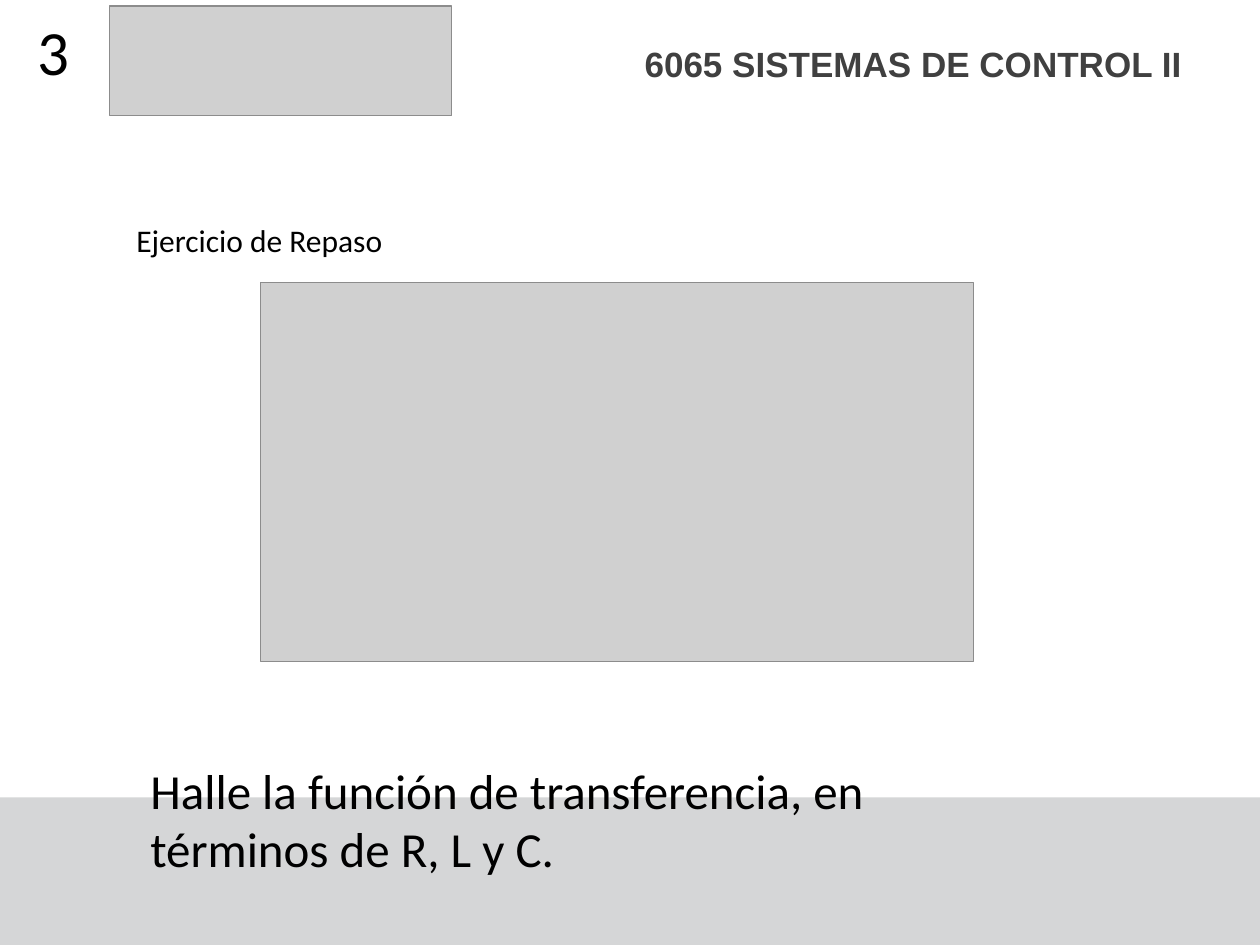
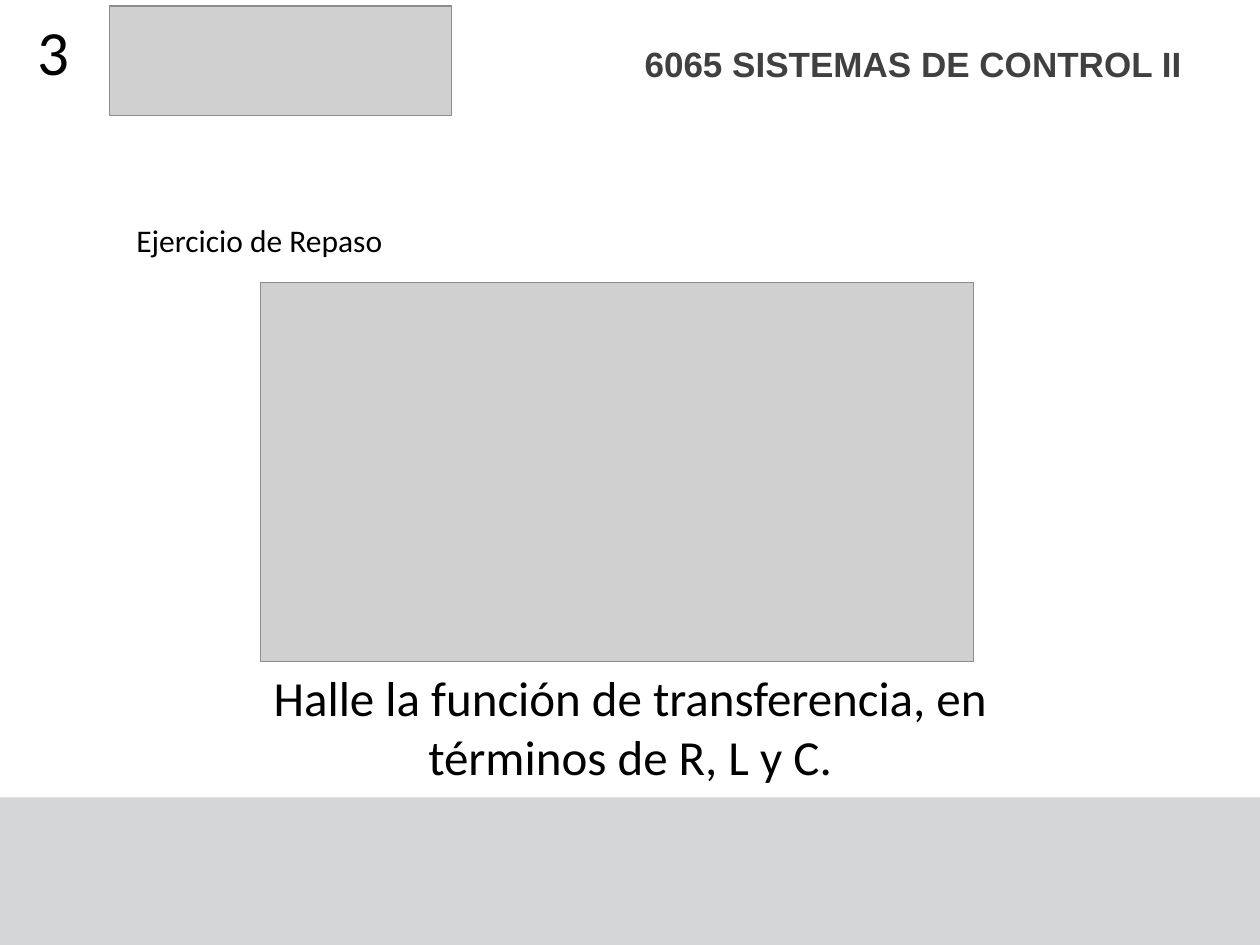
Before and after one commit to F4bian1012/Sistemas-de-Control-II---Ingenier-a-Mecatr-nica, a slide deck: slide 3 of Sesión_0/Semana 0.pptx. Drawn at 1260x945 pixels with LibreOffice and Linux fonts; fonts in the diff are those of the drawing; grey boxes stand for pictures. Boxes give left, top, right and bottom in pixels: in the first picture for what was removed or moved away, otherwise in the second. Text is boxed around its words. In the diff, an @@ line names an element or a change of style, - is before the commit and + after.

```diff
--- a/Sesión_0/Semana 0.pptx
+++ b/Sesión_0/Semana 0.pptx
@@ text "Halle la función de transferencia, ...": place and size @@
-text "Halle la función de transferencia, ..." at (150,768,863,875)
+text "Halle la función de transferencia, ..." at (274,682,986,783)
@@ text "Halle la función de transferencia, ..." at (274,682,986,783): alignment left to centre @@
```
Also in this commit, not shown: 2 other slides changed, 9 other files.
